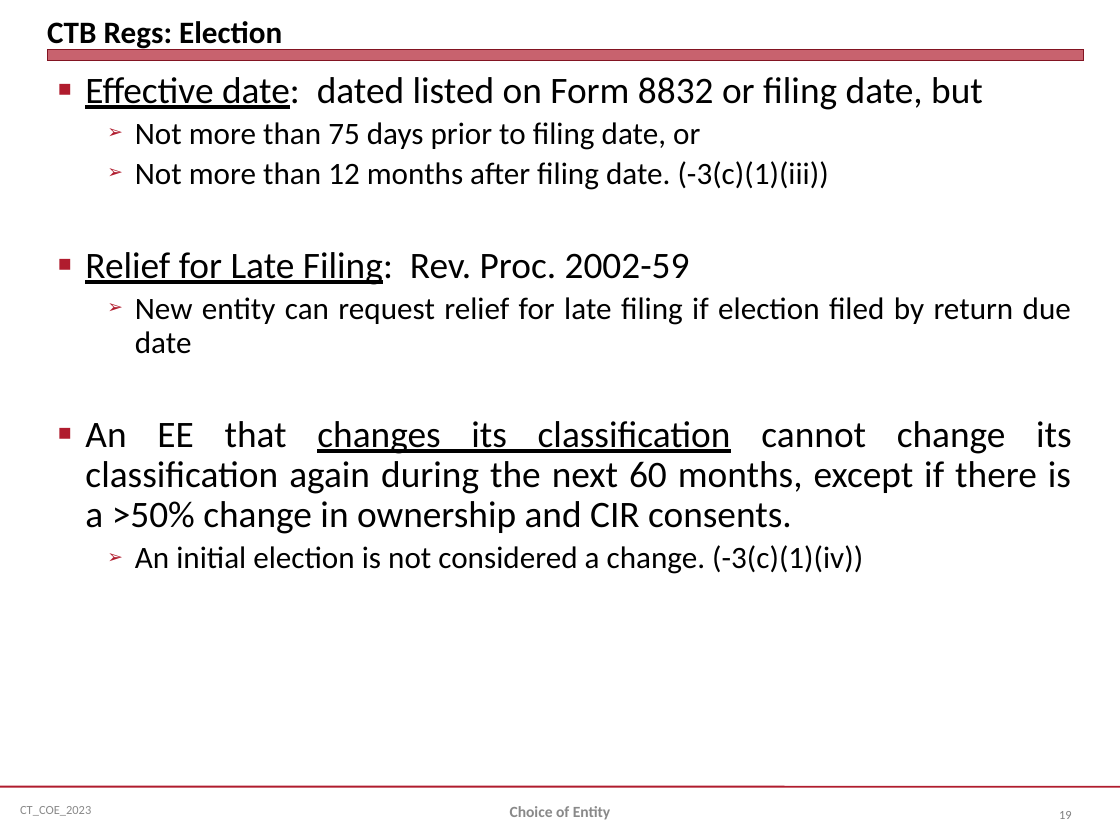
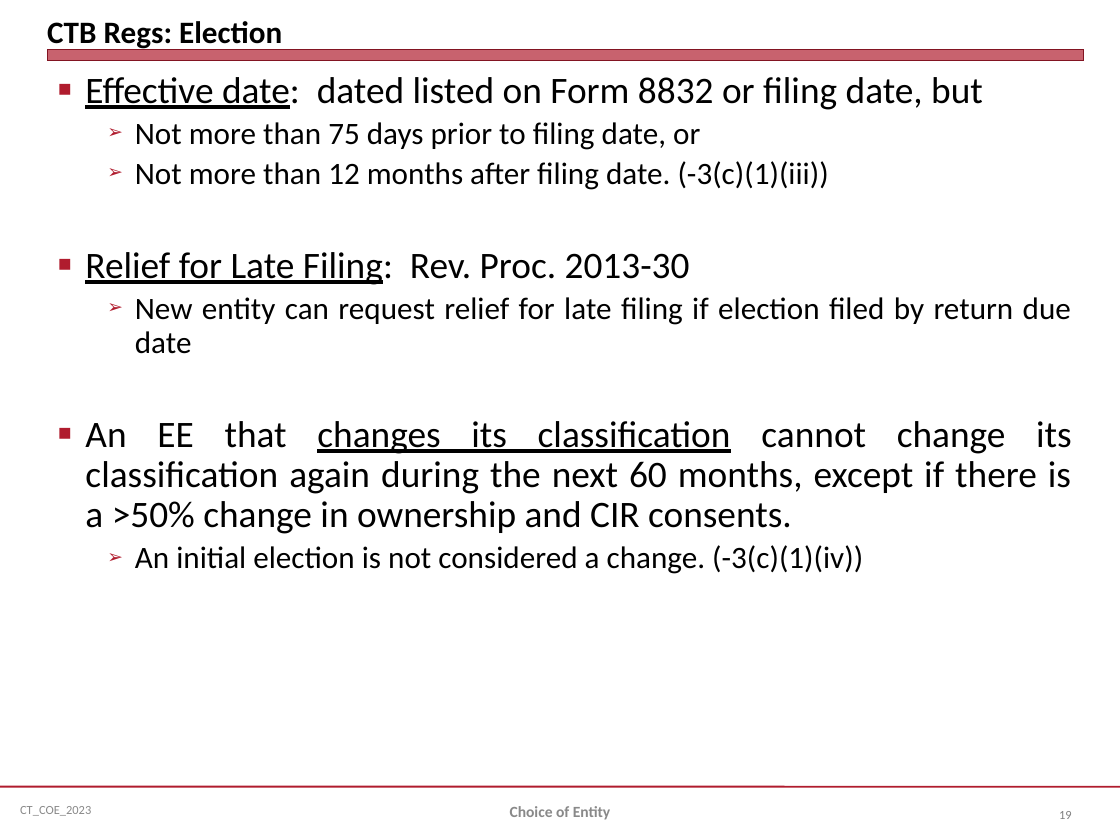
Before and after one commit to jmc877/Corporate-Tax, a slide deck: slide 19 of slides/CT_COE_2023S.pptx. Drawn at 1120x840 pixels with LibreOffice and Linux fonts; fonts in the diff are those of the drawing. Boxes give left, top, right and bottom in pixels: in the first picture for what was removed or moved away, otherwise in the second. Text is boxed around its words. In the diff, an @@ line names an element or a change of style, - is before the commit and + after.

```diff
--- a/slides/CT_COE_2023S.pptx
+++ b/slides/CT_COE_2023S.pptx
@@ text at (85,252,690,285): text changed @@
-■ Relief for Late Filing: Rev. Proc. 2002-59
+■ Relief for Late Filing: Rev. Proc. 2013-30
```
Also in this commit, not shown: 1 other slide changed, 5 other files.
